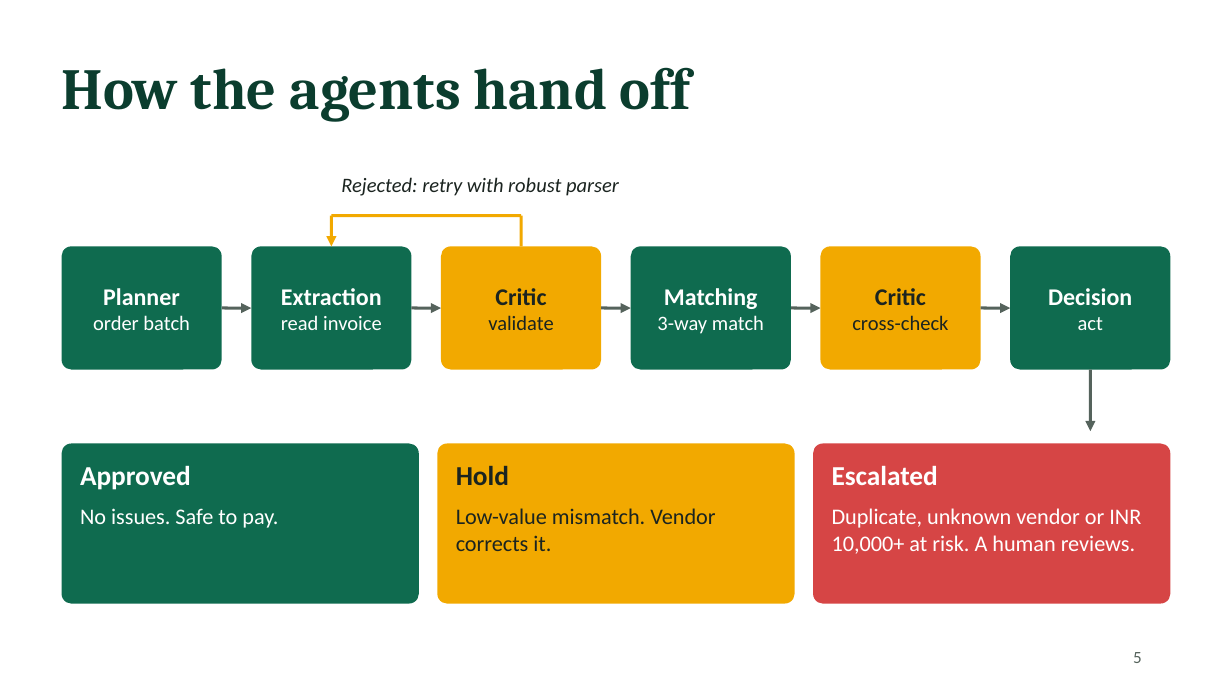
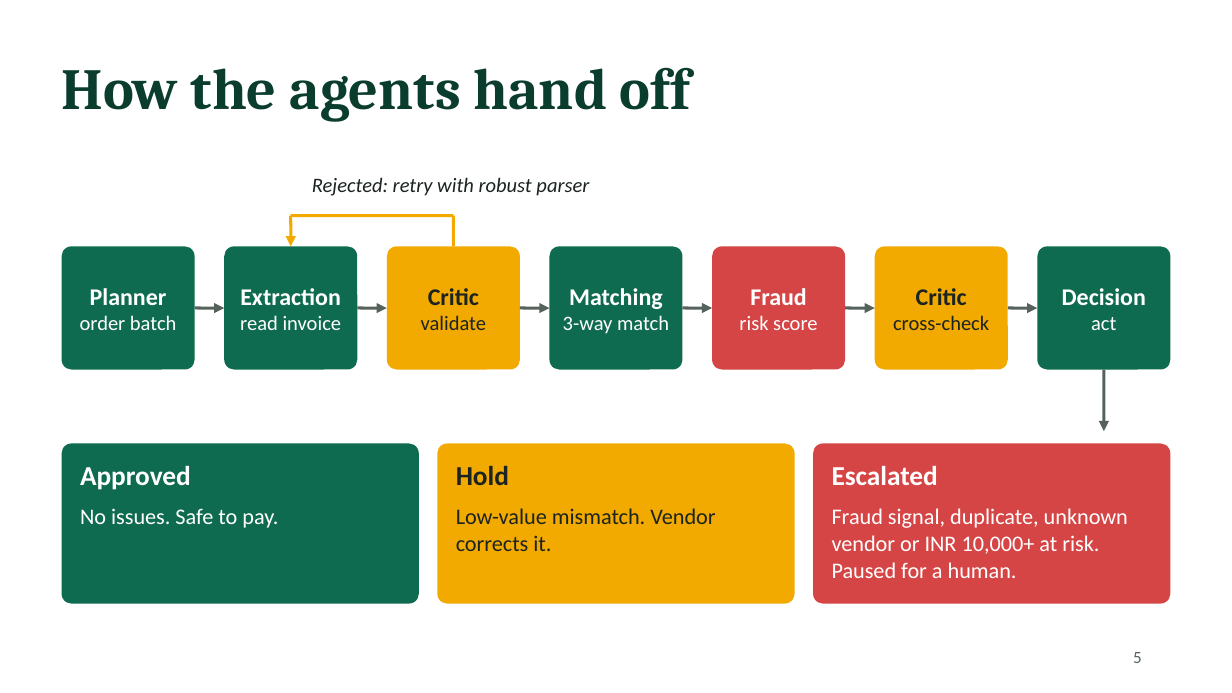
Before and after one commit to Saafalya/invoice_agents, a slide deck: slide 5 of docs/FAAISaafalyaSengupta158.pptx. Drawn at 1232x693 pixels with LibreOffice and Linux fonts; fonts in the diff are those of the drawing. Boxes give left, top, right and bottom in pixels: in the first picture for what was removed or moved away, otherwise in the second. Text is boxed around its words. In the diff, an @@ line names an element or a change of style, - is before the commit and + after.

```diff
--- a/docs/FAAISaafalyaSengupta158.pptx
+++ b/docs/FAAISaafalyaSengupta158.pptx
@@ text "Rejected: retry with robust parser": place and size @@
-text "Rejected: retry with robust parser" at [341, 177, 619, 196]
+text "Rejected: retry with robust parser" at [312, 177, 589, 196]
@@ arrow moved from (331, 216) - (331, 246) to (291, 216) - (291, 246) @@
@@ line moved from (331, 216) - (521, 216) to (291, 216) - (453, 216) @@
@@ line moved from (521, 216) - (521, 246) to (453, 216) - (453, 246) @@
@@ rounded rectangle "Planner": place and size @@
-rounded rectangle "Planner" at [62, 246, 222, 370]
+rounded rectangle "Planner" at [62, 246, 195, 370]
@@ rounded rectangle "Extraction": place and size @@
-rounded rectangle "Extraction" at [251, 246, 411, 370]
+rounded rectangle "Extraction" at [224, 246, 357, 370]
@@ rounded rectangle "Critic": place and size @@
-rounded rectangle "Critic" at [441, 246, 601, 370]
+rounded rectangle "Critic" at [387, 246, 520, 370]
@@ rounded rectangle "Matching": place and size @@
-rounded rectangle "Matching" at [631, 246, 791, 370]
+rounded rectangle "Matching" at [549, 246, 683, 370]
@@ rounded rectangle added at [712, 246, 845, 370], fill #D64545, 12 pt, text #FFFFFF @@
+Fraud
+risk score
@@ rounded rectangle "Critic": place and size @@
-rounded rectangle "Critic" at [821, 246, 981, 370]
+rounded rectangle "Critic" at [875, 246, 1008, 370]
@@ rounded rectangle "Decision": place and size @@
-rounded rectangle "Decision" at [1010, 246, 1170, 370]
+rounded rectangle "Decision" at [1037, 246, 1170, 370]
@@ arrow moved from (222, 308) - (251, 308) to (195, 308) - (224, 308) @@
@@ arrow moved from (411, 308) - (441, 308) to (357, 308) - (387, 308) @@
@@ arrow moved from (601, 308) - (631, 308) to (520, 308) - (549, 308) @@
@@ arrow added from (683, 308) to (712, 308), #55635C 1.75 pt @@
@@ arrow moved from (791, 308) - (821, 308) to (845, 308) - (875, 308) @@
@@ arrow moved from (981, 308) - (1010, 308) to (1008, 308) - (1037, 308) @@
@@ arrow moved from (1090, 370) - (1090, 431) to (1104, 370) - (1104, 431) @@
@@ text at [832, 508, 1128, 578]: text changed @@
-Duplicate, unknown vendor or INR 10,000+ at risk. A human reviews.
+Fraud signal, duplicate, unknown vendor or INR 10,000+ at risk. Paused for a human.
```
Also in this commit, not shown: 5 other slides changed, 2 slides added, 19 other files.
